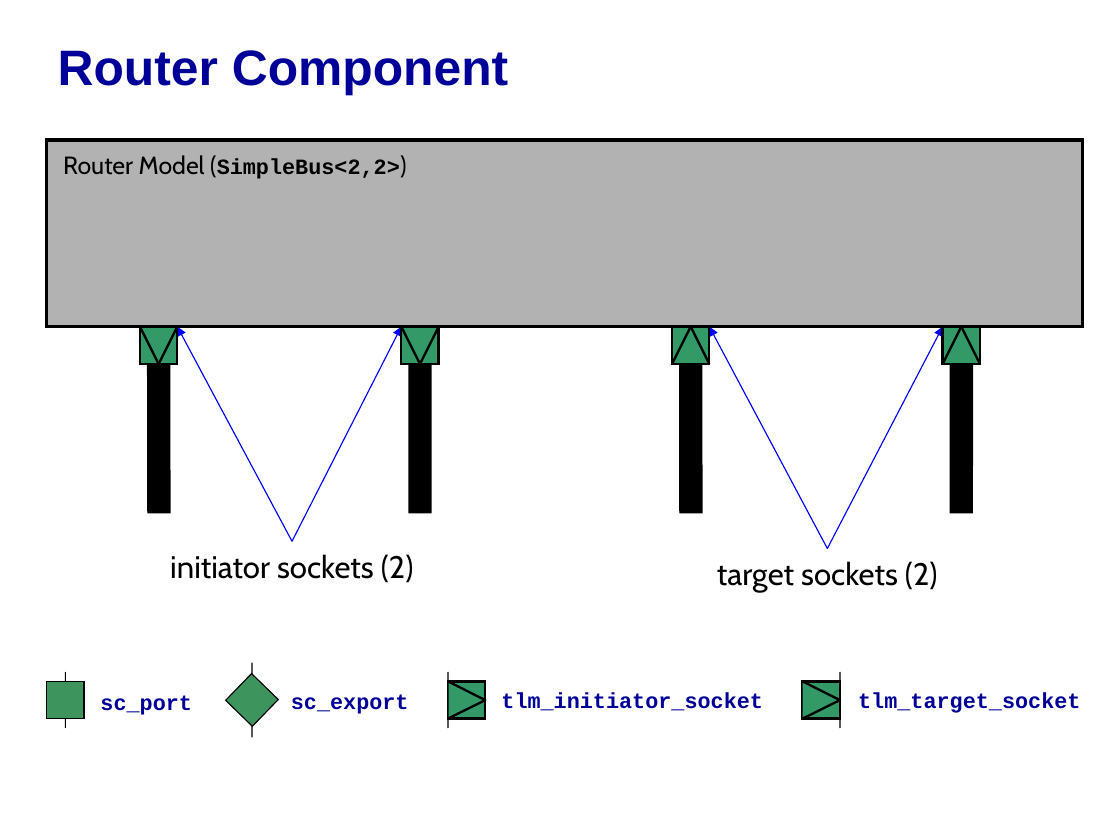
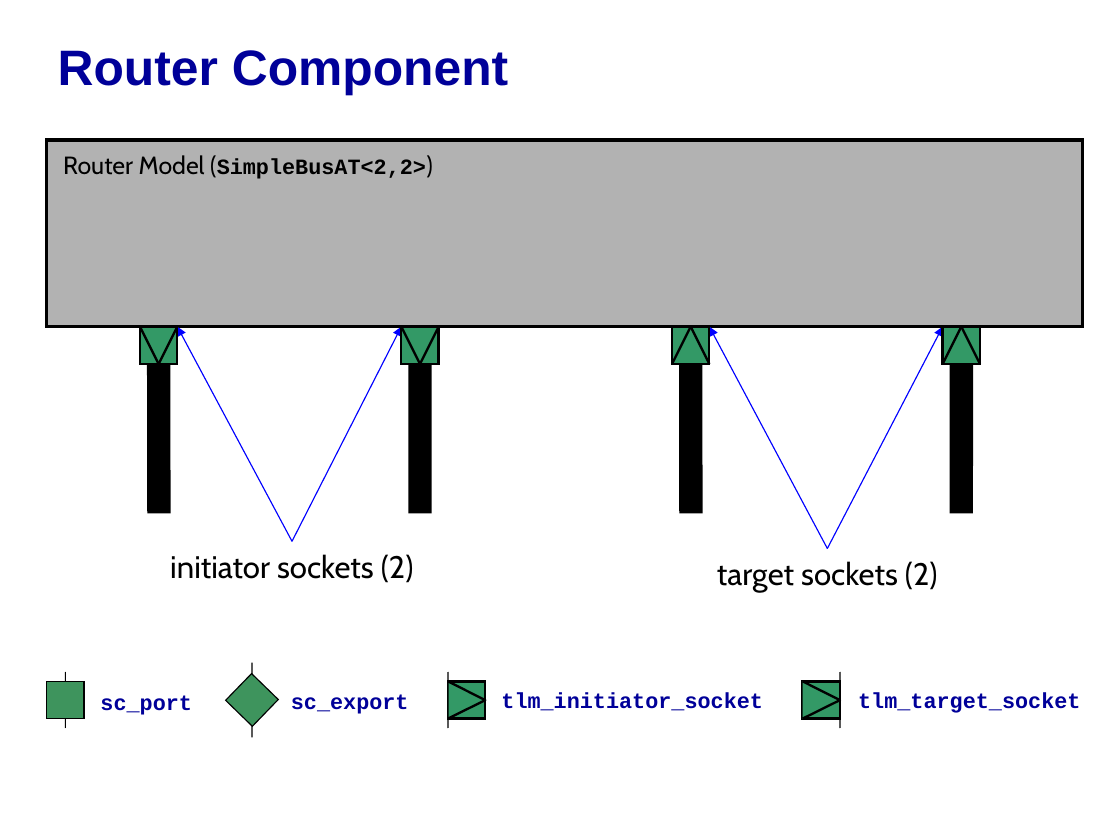
Before and after one commit to accellera-official/systemc, a slide deck: slide 10 of examples/tlm/at_1_phase/docs/at_1_phase_example_system.ppt (slide 11 before the commit). Drawn at 1120x840 pixels with LibreOffice and Linux fonts; fonts in the diff are those of the drawing; background and template pictures are left out. Boxes give left, top, right and bottom in pixels: in the first picture for what was removed or moved away, otherwise in the second. Text is boxed around its words. In the diff, an @@ line names an element or a change of style, - is before the commit and + after.

```diff
--- a/examples/tlm/at_1_phase/docs/at_1_phase_example_system.ppt
+++ b/examples/tlm/at_1_phase/docs/at_1_phase_example_system.ppt
@@ text at <box>63,155,426,179</box>: text changed @@
-Router Model (SimpleBus<2,2>)
+Router Model (SimpleBusAT<2,2>)
```
Also in this commit, not shown: 6 other slides changed, 1 slide added, 3 slides removed.
